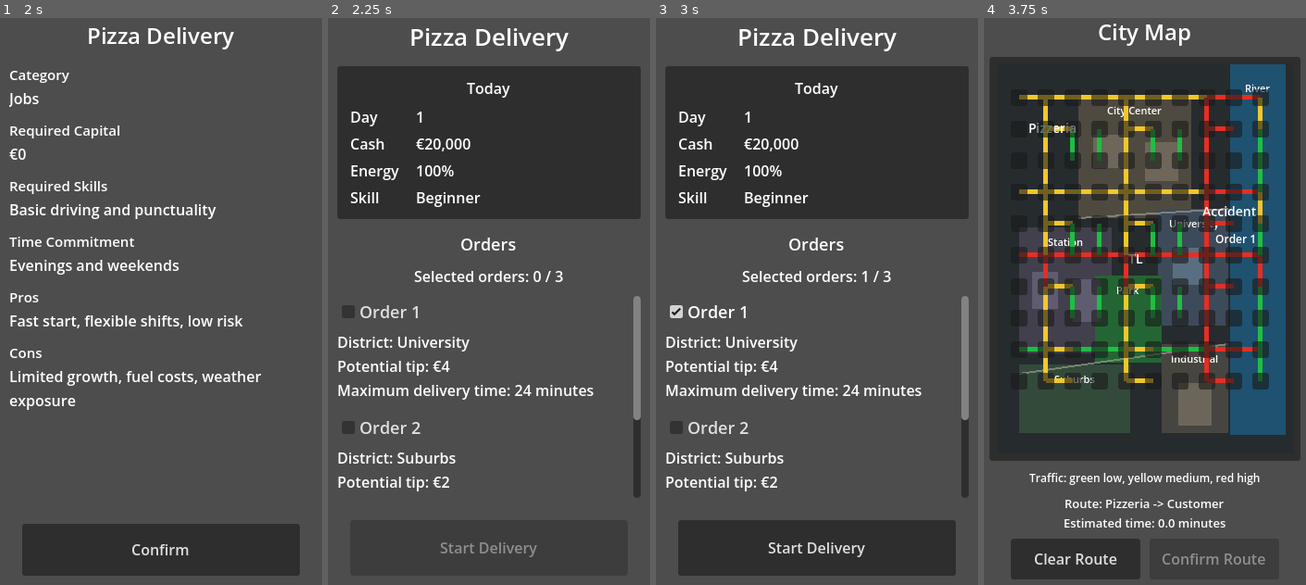
Above: before the commit, frames 1-4 (left to right).
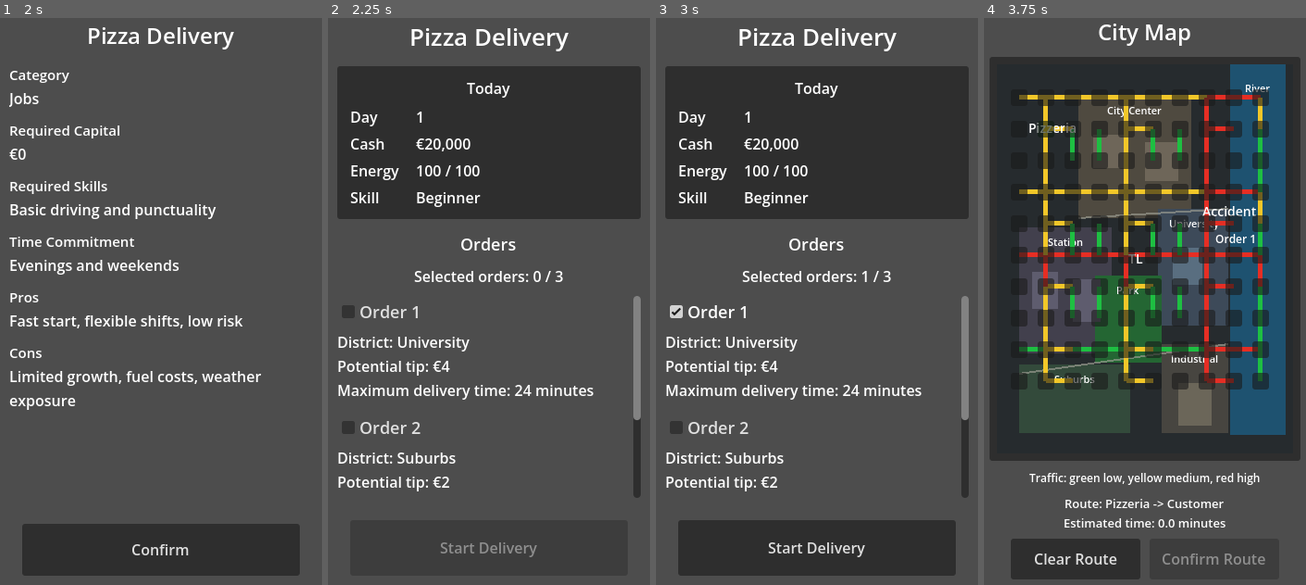
Above: after the commit, the same moments.

Repository: bubushen/project-ceo
Game: Godot game, scene res://main.tscn
Two runs of this game, one before a commit and one after it. Both use one fixed random seed, a clock stepped at 60 frames per second and the inputs below.
Inputs:
- Up to frame 1 (2 s): click "Keep everything" at 0.5 s; click "Pizza Delivery" at 1.25 s
- Up to frame 2 (2.25 s): click "Confirm" at 2 s
- Up to frame 3 (3 s): click "Order 1" at 2.75 s
- Up to frame 4 (3.75 s): click "Start Delivery" at 3.5 s

Frame 1 is identical in both runs. In frame 2, 0.1% of the frame differs, in the area x 35-48%, y 25-28%; in frame 3, 0.1%; in frame 4, nothing differs.

Commit message:
feat: return to current job from dashboard

Diff:
--- a/UI/city_map/city_map.gd
+++ b/UI/city_map/city_map.gd
@@ -218,6 +218,7 @@
 
 	var result: Dictionary = _calculate_delivery_result()
 	Player.add_cash(int(result["total_earned"]))
+	Player.consume_shift_energy()
 	delivery_completed.emit(result)
 
 
@@ -285,7 +286,7 @@
 
 
 func _can_confirm_route() -> bool:
-	return _selected_route_nodes.size() >= 2 and not _selected_orders.is_empty()
+	return _selected_route_nodes.size() >= 2 and not _selected_orders.is_empty() and Player.can_work_shift()
 
 
 func _calculate_delivery_result() -> Dictionary:
--- a/UI/dashboard/dashboard.gd
+++ b/UI/dashboard/dashboard.gd
@@ -1,5 +1,7 @@
 extends Control
 ## Minimal player dashboard for the first playable slice.
+
+signal work_requested
 
 @onready var _day_label: Label = %DayValue
 @onready var _month_label: Label = %MonthValue
@@ -7,19 +9,31 @@
 @onready var _cash_label: Label = %CashValue
 @onready var _house_label: Label = %HouseValue
 @onready var _car_label: Label = %CarValue
+@onready var _energy_label: Label = %EnergyValue
+@onready var _go_to_work_button: Button = %GoToWorkButton
 @onready var _next_day_button: Button = %NextDayButton
+
+var _has_selected_career := false
 
 
 func _ready() -> void:
 	_connect_signals()
 	_refresh_date()
 	_refresh_player()
+	_refresh_work_button()
+
+
+func set_work_available(has_selected_career: bool) -> void:
+	_has_selected_career = has_selected_career
+	if is_node_ready():
+		_refresh_work_button()
 
 
 func _connect_signals() -> void:
 	SimulationTime.day_advanced.connect(_on_day_advanced)
 	SimulationTime.month_advanced.connect(_on_month_advanced)
 	Player.changed.connect(_on_player_changed)
+	_go_to_work_button.pressed.connect(_on_go_to_work_pressed)
 	_next_day_button.pressed.connect(_on_next_day_pressed)
 
 
@@ -34,10 +48,18 @@
 
 func _on_player_changed() -> void:
 	_refresh_player()
+	_refresh_work_button()
 
 
 func _on_next_day_pressed() -> void:
 	SimulationTime.advance_day()
+
+
+func _on_go_to_work_pressed() -> void:
+	if not _has_selected_career or not Player.can_work_shift():
+		return
+
+	work_requested.emit()
 
 
 func _refresh_date() -> void:
@@ -50,6 +72,12 @@
 	_cash_label.text = _format_cash(Player.cash)
 	_house_label.text = _format_bool(Player.owns_house)
 	_car_label.text = _format_bool(Player.owns_car)
+	_energy_label.text = "%d / %d" % [Player.energy, Player.max_energy]
+
+
+func _refresh_work_button() -> void:
+	_go_to_work_button.visible = _has_selected_career
+	_go_to_work_button.disabled = not Player.can_work_shift()
 
 
 func _format_cash(value: int) -> String:
--- a/UI/dashboard/dashboard.tscn
+++ b/UI/dashboard/dashboard.tscn
@@ -115,47 +115,58 @@
 layout_mode = 2
 theme_override_constants/h_separation = 14
 theme_override_constants/v_separation = 6
-columns = 3
+columns = 2
 
 [node name="CashHeader" type="Label" parent="MarginContainer/VBoxContainer/PlayerPanel/PlayerMargin/PlayerVBox/PlayerGrid"]
 layout_mode = 2
 text = "Cash"
-horizontal_alignment = 1
-
-[node name="HouseHeader" type="Label" parent="MarginContainer/VBoxContainer/PlayerPanel/PlayerMargin/PlayerVBox/PlayerGrid"]
-layout_mode = 2
-text = "House"
-horizontal_alignment = 1
-
-[node name="CarHeader" type="Label" parent="MarginContainer/VBoxContainer/PlayerPanel/PlayerMargin/PlayerVBox/PlayerGrid"]
-layout_mode = 2
-text = "Car"
-horizontal_alignment = 1
 
 [node name="CashValue" type="Label" parent="MarginContainer/VBoxContainer/PlayerPanel/PlayerMargin/PlayerVBox/PlayerGrid"]
 unique_name_in_owner = true
 layout_mode = 2
 theme_override_font_sizes/font_size = 22
 text = "€20,000"
-horizontal_alignment = 1
+
+[node name="HouseHeader" type="Label" parent="MarginContainer/VBoxContainer/PlayerPanel/PlayerMargin/PlayerVBox/PlayerGrid"]
+layout_mode = 2
+text = "House"
 
 [node name="HouseValue" type="Label" parent="MarginContainer/VBoxContainer/PlayerPanel/PlayerMargin/PlayerVBox/PlayerGrid"]
 unique_name_in_owner = true
 layout_mode = 2
 theme_override_font_sizes/font_size = 22
 text = "Yes"
-horizontal_alignment = 1
+
+[node name="CarHeader" type="Label" parent="MarginContainer/VBoxContainer/PlayerPanel/PlayerMargin/PlayerVBox/PlayerGrid"]
+layout_mode = 2
+text = "Car"
 
 [node name="CarValue" type="Label" parent="MarginContainer/VBoxContainer/PlayerPanel/PlayerMargin/PlayerVBox/PlayerGrid"]
 unique_name_in_owner = true
 layout_mode = 2
 theme_override_font_sizes/font_size = 22
 text = "Yes"
-horizontal_alignment = 1
+
+[node name="EnergyHeader" type="Label" parent="MarginContainer/VBoxContainer/PlayerPanel/PlayerMargin/PlayerVBox/PlayerGrid"]
+layout_mode = 2
+text = "Energy"
+
+[node name="EnergyValue" type="Label" parent="MarginContainer/VBoxContainer/PlayerPanel/PlayerMargin/PlayerVBox/PlayerGrid"]
+unique_name_in_owner = true
+layout_mode = 2
+theme_override_font_sizes/font_size = 22
+text = "100 / 100"
 
 [node name="Spacer" type="Control" parent="MarginContainer/VBoxContainer"]
 layout_mode = 2
 size_flags_vertical = 3
+
+[node name="GoToWorkButton" type="Button" parent="MarginContainer/VBoxContainer"]
+unique_name_in_owner = true
+custom_minimum_size = Vector2(300, 56)
+layout_mode = 2
+size_flags_horizontal = 4
+text = "Go to Work"
 
 [node name="NextDayButton" type="Button" parent="MarginContainer/VBoxContainer"]
 unique_name_in_owner = true
--- a/UI/delivery_result/delivery_result.gd
+++ b/UI/delivery_result/delivery_result.gd
@@ -1,5 +1,8 @@
 extends Control
 ## Shows the summary for a completed delivery route.
+
+signal next_shift_requested
+signal dashboard_requested
 
 @onready var _orders_delivered_label: Label = %OrdersDeliveredValue
 @onready var _base_pay_label: Label = %BasePayValue
@@ -7,6 +10,14 @@
 @onready var _total_earned_label: Label = %TotalEarnedValue
 @onready var _route_time_label: Label = %RouteTimeValue
 @onready var _satisfaction_label: Label = %SatisfactionValue
+@onready var _next_shift_button: Button = %NextShiftButton
+@onready var _dashboard_button: Button = %DashboardButton
+
+
+func _ready() -> void:
+	Player.changed.connect(_on_player_changed)
+	_next_shift_button.pressed.connect(_on_next_shift_pressed)
+	_dashboard_button.pressed.connect(_on_dashboard_pressed)
 
 
 func show_result(result: Dictionary) -> void:
@@ -16,6 +27,7 @@
 	_total_earned_label.text = _format_cash(int(result.get("total_earned", 0)))
 	_route_time_label.text = "%.1f minutes" % float(result.get("route_time", 0.0))
 	_satisfaction_label.text = str(result.get("customer_satisfaction", "Bad"))
+	_refresh_next_shift_button()
 
 
 func _format_cash(value: int) -> String:
@@ -30,3 +42,22 @@
 		digits = digits.substr(0, digits.length() - 3)
 
 	return "€%s%s%s" % [sign_text, digits, groups]
+
+
+func _on_next_shift_pressed() -> void:
+	if not Player.can_work_shift():
+		return
+
+	next_shift_requested.emit()
+
+
+func _on_dashboard_pressed() -> void:
+	dashboard_requested.emit()
+
+
+func _on_player_changed() -> void:
+	_refresh_next_shift_button()
+
+
+func _refresh_next_shift_button() -> void:
+	_next_shift_button.disabled = not Player.can_work_shift()
--- a/UI/delivery_result/delivery_result.tscn
+++ b/UI/delivery_result/delivery_result.tscn
@@ -104,3 +104,19 @@
 unique_name_in_owner = true
 layout_mode = 2
 text = "Bad"
+
+[node name="ButtonContainer" type="VBoxContainer" parent="MarginContainer/VBoxContainer"]
+layout_mode = 2
+theme_override_constants/separation = 10
+
+[node name="NextShiftButton" type="Button" parent="MarginContainer/VBoxContainer/ButtonContainer"]
+unique_name_in_owner = true
+layout_mode = 2
+custom_minimum_size = Vector2(0, 48)
+text = "Next Shift"
+
+[node name="DashboardButton" type="Button" parent="MarginContainer/VBoxContainer/ButtonContainer"]
+unique_name_in_owner = true
+layout_mode = 2
+custom_minimum_size = Vector2(0, 48)
+text = "Back to Dashboard"
--- a/UI/pizza_delivery/pizza_delivery.gd
+++ b/UI/pizza_delivery/pizza_delivery.gd
@@ -27,6 +27,7 @@
 func _ready() -> void:
 	_random.randomize()
 	_start_shift_button.disabled = true
+	Player.changed.connect(_on_player_changed)
 	_start_shift_button.pressed.connect(_on_start_shift_pressed)
 
 
@@ -40,7 +41,7 @@
 func _refresh_status() -> void:
 	_day_label.text = str(SimulationTime.day)
 	_cash_label.text = _format_cash(Player.cash)
-	_energy_label.text = "100%"
+	_energy_label.text = "%d / %d" % [Player.energy, Player.max_energy]
 	_skill_label.text = "Beginner"
 
 
@@ -104,14 +105,19 @@
 		_selected_order_count,
 		MAX_SELECTED_ORDERS,
 	]
-	_start_shift_button.disabled = _selected_order_count == 0
+	_start_shift_button.disabled = _selected_order_count == 0 or not Player.can_work_shift()
 
 
 func _on_start_shift_pressed() -> void:
-	if _selected_order_count == 0:
+	if _selected_order_count == 0 or not Player.can_work_shift():
 		return
 
 	shift_started.emit(_get_selected_orders())
+
+
+func _on_player_changed() -> void:
+	_refresh_status()
+	_refresh_selection_state()
 
 
 func _get_selected_orders() -> Array:
--- a/core/player.gd
+++ b/core/player.gd
@@ -10,6 +10,9 @@
 var cash: int = 20000
 var owns_house: bool = true
 var owns_car: bool = true
+var max_energy: int = 100
+var energy: int = 100
+var shift_energy_cost: int = 25
 
 
 func _ready() -> void:
@@ -39,10 +42,27 @@
 	changed.emit()
 
 
+func can_work_shift() -> bool:
+	return energy >= shift_energy_cost
+
+
+func consume_shift_energy() -> void:
+	if not can_work_shift():
+		return
+
+	energy -= shift_energy_cost
+	changed.emit()
+
+
+func reset_energy() -> void:
+	energy = max_energy
+	changed.emit()
+
+
 func _on_day_advanced(_day: int, _month: int, _year: int) -> void:
 	var daily_cost := FOOD_COST_PER_DAY + UTILITIES_COST_PER_DAY
 	if owns_car:
 		daily_cost += FUEL_COST_PER_DAY
 
 	cash -= daily_cost
-	changed.emit()
+	reset_energy()
--- a/main.gd
+++ b/main.gd
@@ -8,7 +8,7 @@
 @onready var _pizza_delivery = %PizzaDelivery
 @onready var _city_map = %CityMap
 @onready var _delivery_result = %DeliveryResult
-@onready var _dashboard: Control = %Dashboard
+@onready var _dashboard = %Dashboard
 
 
 func _ready() -> void:
@@ -18,11 +18,15 @@
 	_city_map.hide()
 	_delivery_result.hide()
 	_dashboard.hide()
+	_dashboard.set_work_available(false)
 	_opening_screen.completed.connect(_on_opening_screen_completed)
 	_career_selection.career_selected.connect(_on_career_selected)
 	_career_details.confirmed.connect(_on_career_confirmed)
 	_pizza_delivery.shift_started.connect(_on_pizza_delivery_shift_started)
 	_city_map.delivery_completed.connect(_on_delivery_completed)
+	_delivery_result.next_shift_requested.connect(_on_next_shift_requested)
+	_delivery_result.dashboard_requested.connect(_on_dashboard_requested)
+	_dashboard.work_requested.connect(_on_dashboard_work_requested)
 
 
 func _on_opening_screen_completed() -> void:
@@ -39,6 +43,7 @@
 
 func _on_career_confirmed() -> void:
 	_career_details.hide()
+	_dashboard.set_work_available(not _selected_career.is_empty())
 	if _selected_career.get("id", "") == "pizza_delivery":
 		_pizza_delivery.prepare()
 		_pizza_delivery.show()
@@ -57,3 +62,24 @@
 	_city_map.hide()
 	_delivery_result.show_result(result)
 	_delivery_result.show()
+
+
+func _on_next_shift_requested() -> void:
+	_delivery_result.hide()
+	_pizza_delivery.prepare()
+	_pizza_delivery.show()
+
+
+func _on_dashboard_requested() -> void:
+	_delivery_result.hide()
+	_dashboard.set_work_available(not _selected_career.is_empty())
+	_dashboard.show()
+
+
+func _on_dashboard_work_requested() -> void:
+	if _selected_career.get("id", "") != "pizza_delivery" or not Player.can_work_shift():
+		return
+
+	_dashboard.hide()
+	_pizza_delivery.prepare()
+	_pizza_delivery.show()
